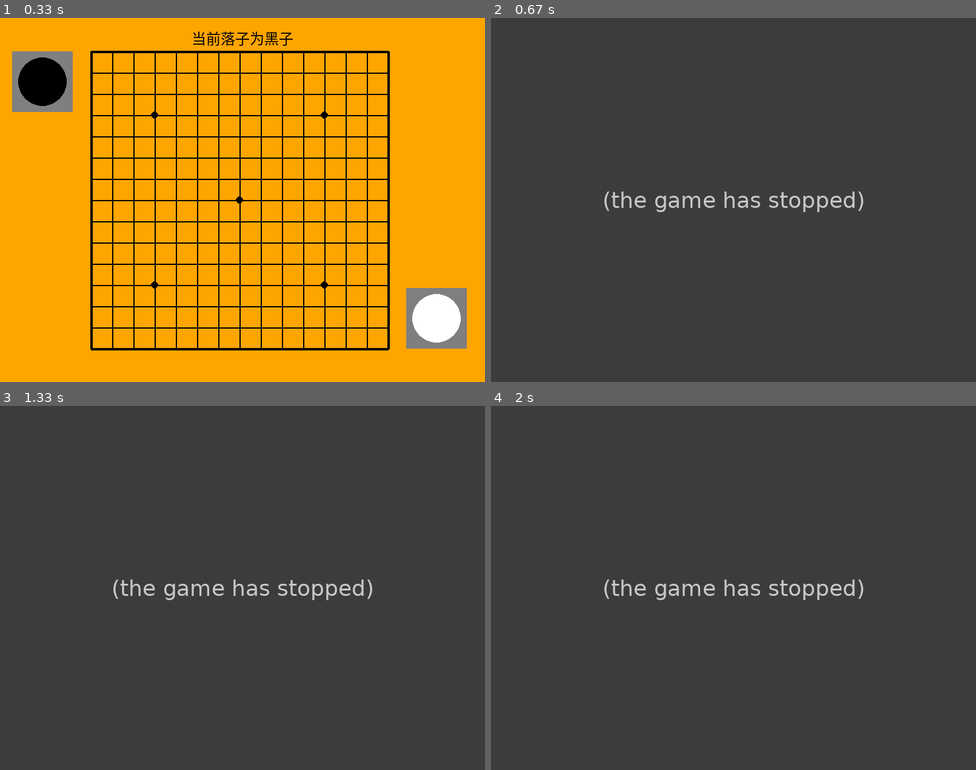
Above: before the commit, frames 1-4 (two rows, left to right).
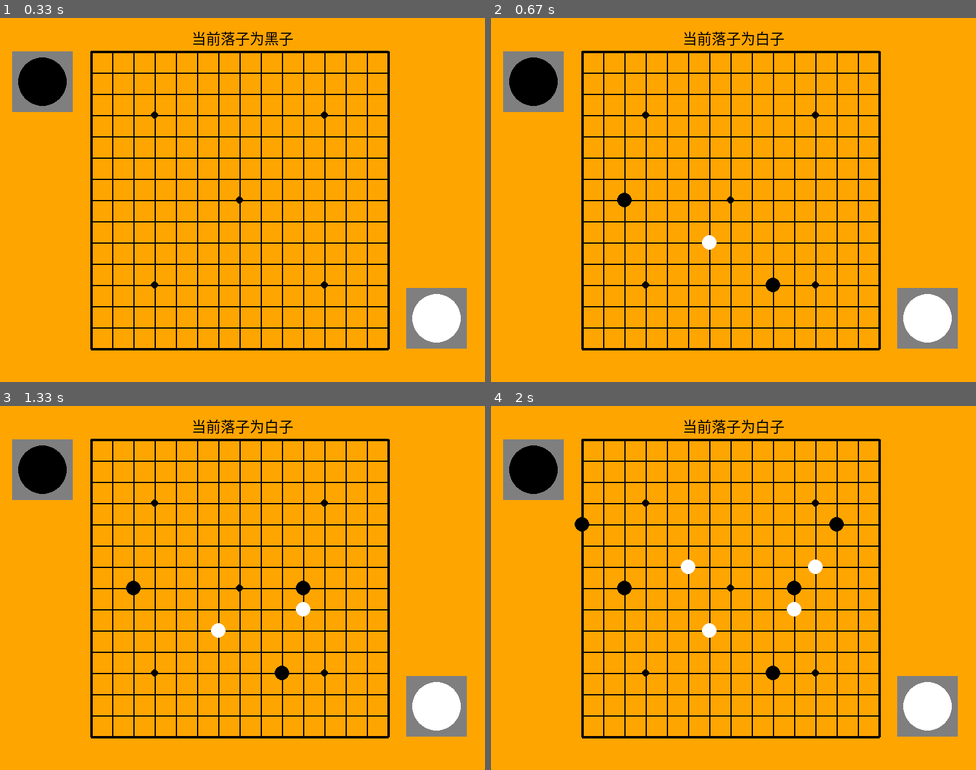
Above: after the commit, the same moments.

Repository: seancheng33/PygameProject
Game: pygame game, started from gobang/gobang.py
The game is run twice, just before and just after one commit, with the same random seed, the same clock (stepped at 60 frames per second) and the same inputs.
Inputs (mouse positions are in pixels of both pictures, inside the frame that each line leads up to):
- Up to frame 1 (0.33 s): no input
- Up to frame 2 (0.67 s): press the mouse at (617, 203) at 0.37 s; move the mouse to (699, 243) at 0.47 s; release the mouse at (782, 280) at 0.6 s
- Up to frame 3 (1.33 s): click (291, 613) at 0.72 s; press the mouse at (291, 613) at 1.03 s; move the mouse to (295, 595) at 1.13 s; release the mouse at (300, 577) at 1.27 s
- Up to frame 4 (2 s): press the mouse at (782, 613) at 1.37 s; move the mouse to (685, 573) at 1.47 s; release the mouse at (588, 529) at 1.6 s; press the mouse at (782, 613) at 1.7 s; move the mouse to (811, 569) at 1.8 s; release the mouse at (835, 522) at 1.93 s

Frame 1 is identical in both runs. In frame 2, 100% of the frame differs, in the area x 0-100%, y 0-100%; in frame 3, 100%; in frame 4, 100%.
Error before the commit: TypeError: cannot unpack non-iterable NoneType object (gobang.py line 176); the game stopped at 0.37 s (later frames are placeholders)

Commit message:
重构游戏记录数组的部分

Diff:
--- a/gobang/gobang.py
+++ b/gobang/gobang.py
@@ -23,17 +23,7 @@
 LINUXFONT = ''
 
 
-def check_put_point(chess_array, row, col):
-    point = []
-
-    return point
-
-
-def chess_num(array, row, col):
-    pass
-
-
-def ai_scan(chess_array, row, col):
+def ai_scan(chess_array, color):
     pass
 
 
@@ -75,9 +65,9 @@
     pygame.draw.circle(screen, WHITE, (720, 495), 40)
 
 
-def game_win(chess_array, row, col):
+def game_win(chess_array, color):
     # 先获取目前下的棋子位置，然后再判断四个可能有连成一线的方向，如果有一个方向达成5颗棋子或以上的目标，就报游戏胜利。
-    chess = chess_array[row][col]
+    chess = color
 
     # 方向横(-)的检查
     for x in range(ROW):
@@ -117,7 +107,7 @@
     tip_font = pygame.font.Font(FONTPATH, 24)
     win_str = ''
 
-    chess_array = [[0 for i in range(COL)] for j in range(ROW)]  # 存储棋子的状态
+    chess_array = [[None for i in range(COL)] for j in range(ROW)]  # 存储棋子的状态
     isblack = True  # 当前是否为黑子下，这个判断条件有多种用途，用在判断现在是谁落子，以及谁落子后获得了胜利。
     iswin = False
 
@@ -129,9 +119,9 @@
         # 绘制出游戏中的各棋子位置
         for col in range(COL):
             for row in range(ROW):
-                if chess_array[row][col] == 1:
+                if chess_array[row][col] == 'black':
                     draw_chess(screen, BLACK, row * 35 + 150, col * 35 + 55)
-                elif chess_array[row][col] == 2:
+                elif chess_array[row][col] == 'white':
                     draw_chess(screen, WHITE, row * 35 + 150, col * 35 + 55)
 
         # 游戏关闭的控制，关闭窗口和按ESC键即可退出
@@ -154,32 +144,30 @@
         for press in pressed:
             if press == 1:  # 点击左键的鼠标事件
                 # row和col必须是在0~14之间，不然就会报列表越界异常。
-                if not iswin and -1 < row < 15 and -1 < col < 15 and chess_array[row][col] == 0:
+                if not iswin and -1 < row < 15 and -1 < col < 15 and chess_array[row][col] == None:
                     if isblack:
                         # 设定黑子在数组中的数值为1
-                        chess_array[row][col] = 1
-                        if game_win(chess_array, row, col):
+                        chess_array[row][col] = 'black'
+                        if game_win(chess_array, 'black'):
                             win_str = '黑子 胜!'
                             iswin = True
                         isblack = False
-                        # ai_scan(chess_array, row, col)
-                    # else:
-                    #     # 设定白子在数组中的数值为2
-                    #     chess_array[row][col] = 2
-                    #     if game_win(chess_array, row, col):
-                    #         win_str = '白子 胜!'
-                    #         iswin = True
-                    #     isblack = True
-                    #     ai_scan(chess_array, row, col)
+                    else:
+                        # 设定白子在数组中的数值为2
+                        chess_array[row][col] = 'white'
+                        if game_win(chess_array, 'white'):
+                            win_str = '白子 胜!'
+                            iswin = True
+                        isblack = True
 
-        if not iswin and not isblack:
-            x, y = ai_scan(chess_array, row, col)
-            # 设定白子在数组中的数值为2
-            chess_array[x][y] = 2
-            if game_win(chess_array, x, y):
-                win_str = '白子 胜!'
-                iswin = True
-            isblack = True
+        # if not iswin and not isblack:
+        #     x, y = ai_scan(chess_array, 'white')
+        #     # 设定白子在数组中的数值为2
+        #     chess_array[x][y] = 'white'
+        #     if game_win(chess_array, 'white'):
+        #         win_str = '白子 胜!'
+        #         iswin = True
+        #     isblack = True
 
         # 如果游戏胜利，就显示胜利的画面
         if iswin:
